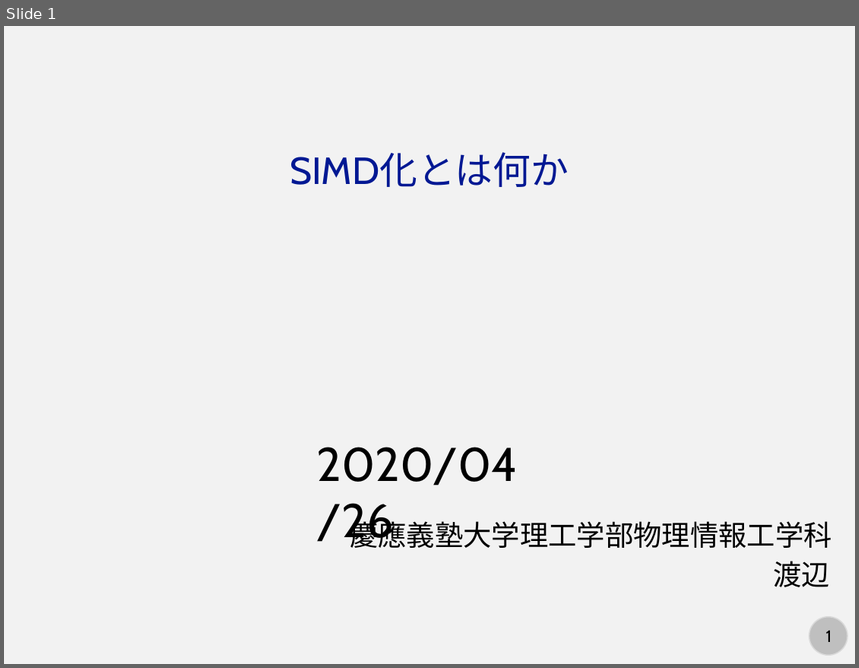
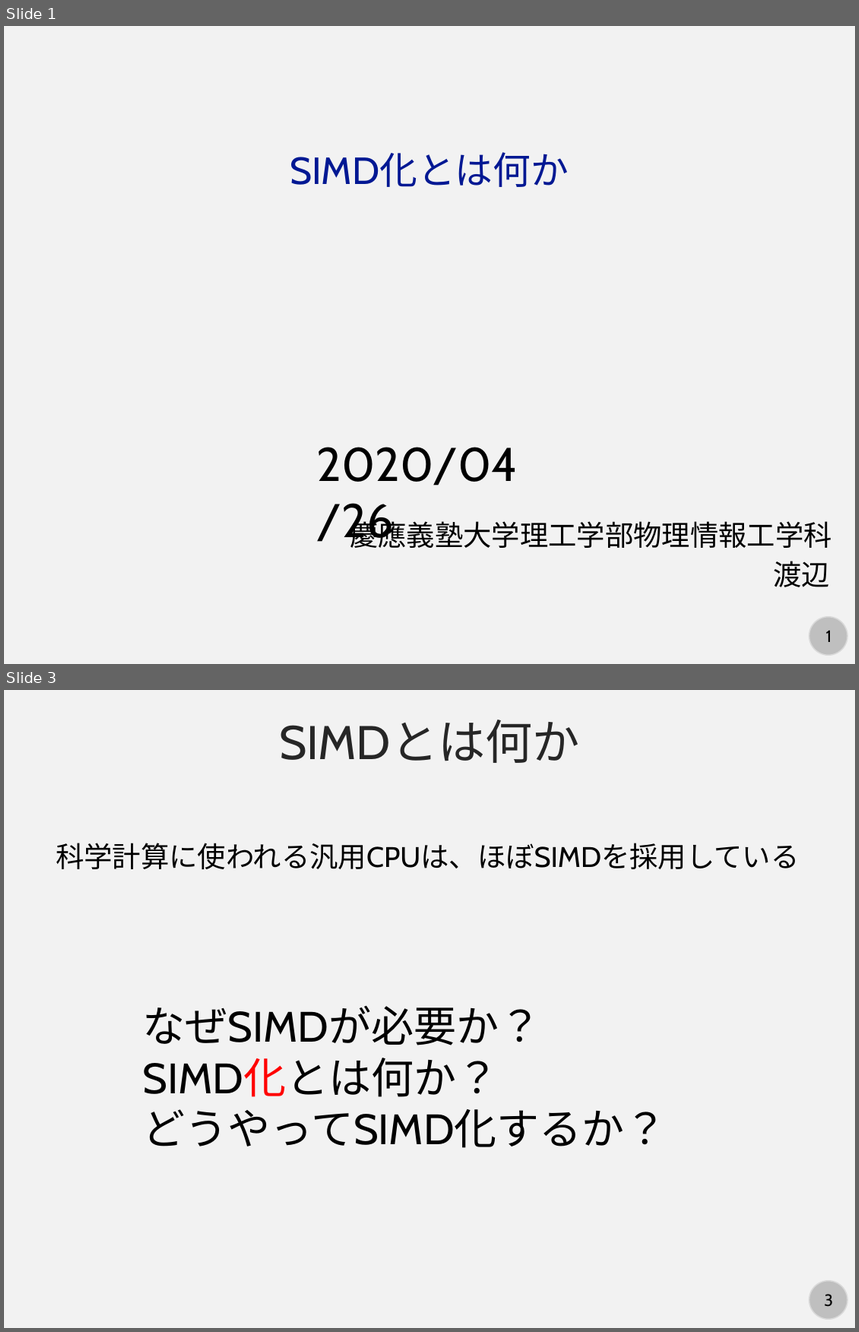
Before and after one commit to kaityo256/lab_startup, a slide deck: simd/fig/what_is_simd.pptx. Shown one above the other, each under a label of ours: slide 1 before the commit, slides 1 and 3 after it; the slides between them are not shown. The pictures are 859x668 and 859x1332 pixels, drawn with LibreOffice and Linux fonts; fonts in the diff are those of the drawing. Boxes give left, top, right and bottom in pixels: in the first picture for what was removed or moved away, otherwise in the second. Text is boxed around its words. In the diff, an @@ line names an element or a change of style, - is before the commit and + after.

```diff
--- a/simd/fig/what_is_simd.pptx
+++ b/simd/fig/what_is_simd.pptx
@@ slide 3 added at <box>4,690,855,1328</box>, background #F2F2F2; not listed: 2 template elements that a slide beside it also shows @@
@@ text added at <box>279,720,580,763</box>, 40 pt, text #262626 @@
+SIMDとは何か
@@ text added at <box>56,843,799,869</box>, 24 pt, text #000000 @@
+科学計算に使われる汎用CPUは、ほぼSIMDを採用している
@@ text added at <box>143,1005,667,1148</box>, 36 pt, text #000000 @@
+なぜSIMDが必要か？
+SIMD化とは何か？
+どうやってSIMD化するか？
```
Also in this commit, not shown: 1 slide changed, 6 other slides added.
